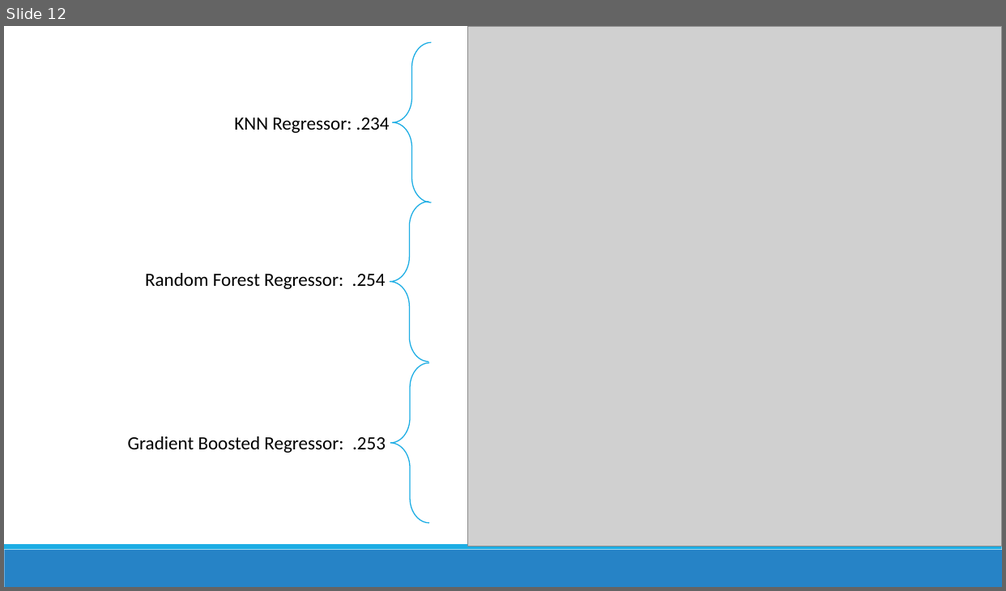
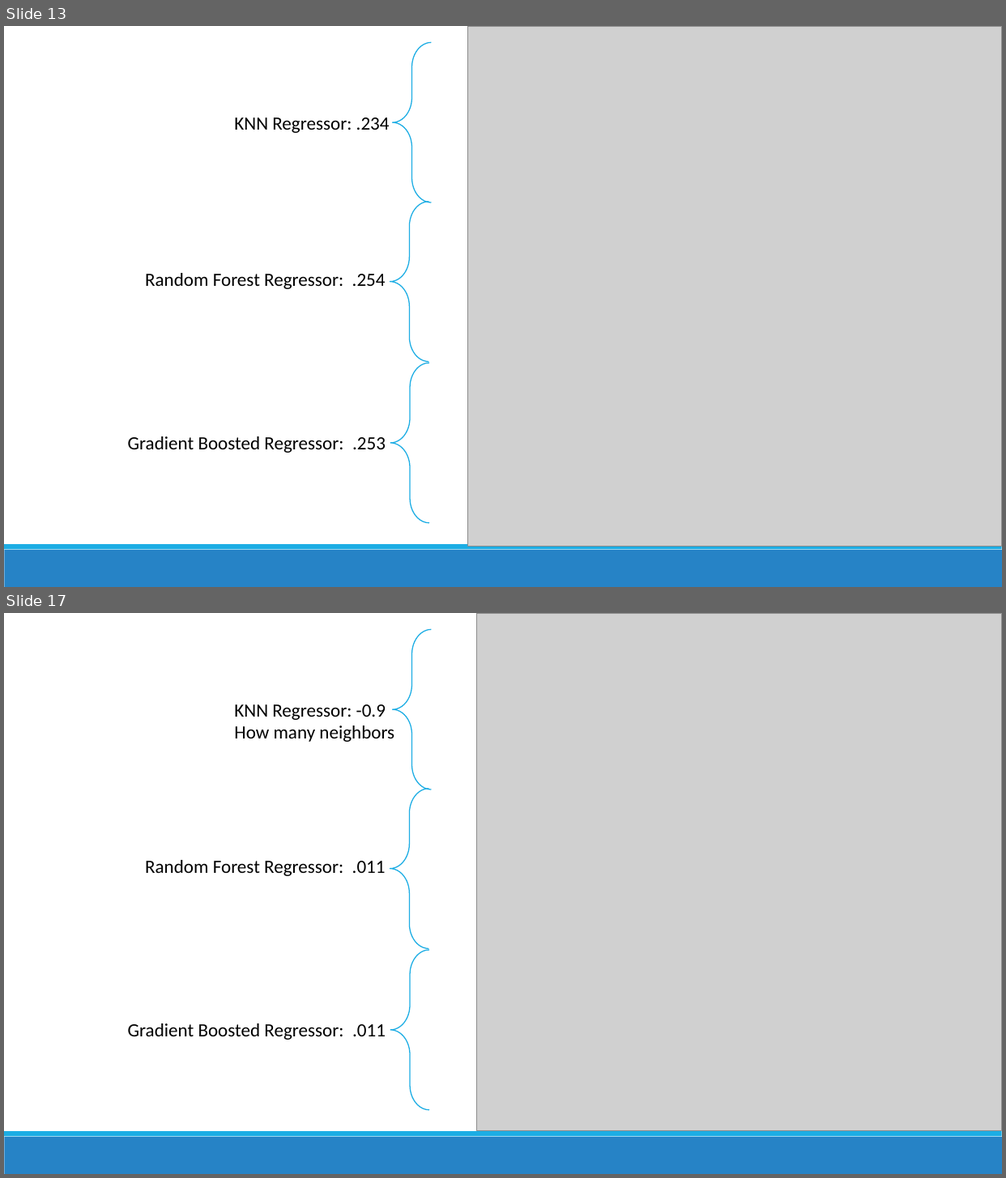
Before and after one commit to conditg/predicting-disruption, a slide deck: Capstone.pptx. Shown one above the other, each under a label of ours: slide 12 before the commit, slides 13 and 17 after it; the slides between them are not shown. The pictures are 1006x591 and 1006x1178 pixels, drawn with LibreOffice and Linux fonts; fonts in the diff are those of the drawing; grey boxes stand for pictures. Boxes give left, top, right and bottom in pixels: in the first picture for what was removed or moved away, otherwise in the second. Text is boxed around its words. In the diff, an @@ line names an element or a change of style, - is before the commit and + after.

```diff
--- a/Capstone.pptx
+++ b/Capstone.pptx
@@ slide 17 added at [4,613,1002,1174], background #FFFFFF; not listed: 2 template elements that a slide beside it also shows @@
@@ right brace added at [393,629,432,790], outline #1CADE4 1 pt @@
@@ picture added at [477,614,1002,1131] @@
@@ text added at [234,705,394,742], 18 pt, text #000000 @@
+KNN Regressor: -0.9
+How many neighbors
@@ rectangle added at [74,749,937,761], fill #FFFFFF, outline #FFFFFF 1.25 pt @@
@@ right brace added at [390,789,429,949], outline #1CADE4 1 pt @@
@@ text added at [145,860,386,876], 18 pt, text #000000 @@
+Random Forest Regressor: .011
@@ right brace added at [390,950,429,1110], outline #1CADE4 1 pt @@
@@ text added at [128,1024,386,1040], 18 pt, text #000000 @@
+Gradient Boosted Regressor: .011
@@ what was slide 12 is now slide 13 @@
```
Also in this commit, not shown: 3 slides changed, 9 other slides added, 2 other files.
